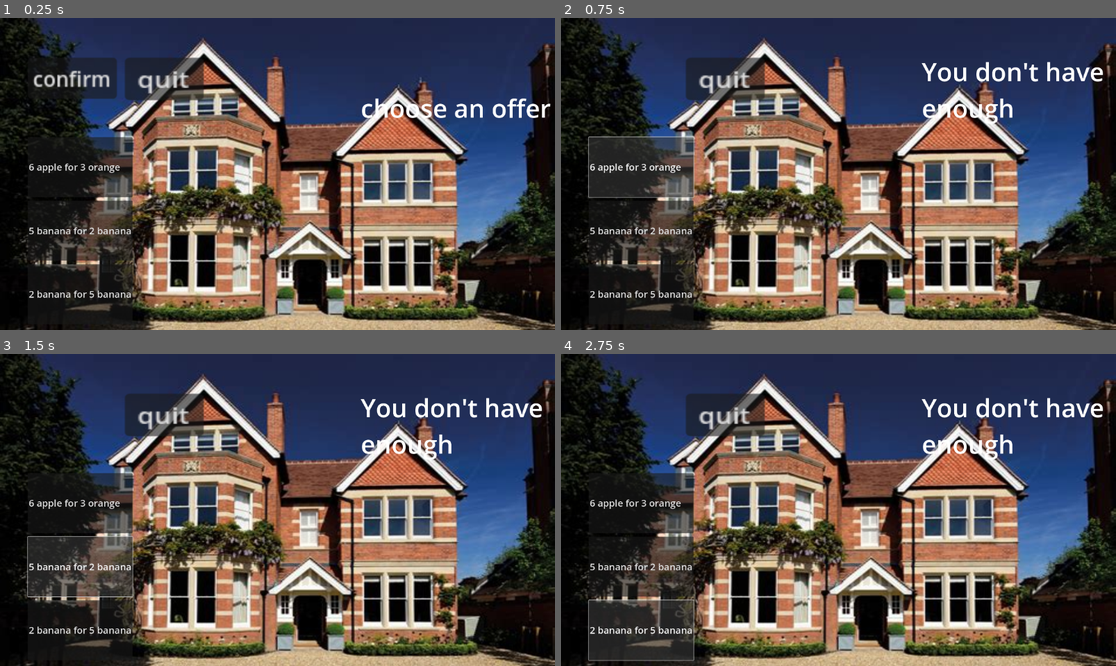
Above: before the commit, frames 1-4 (two rows, left to right).
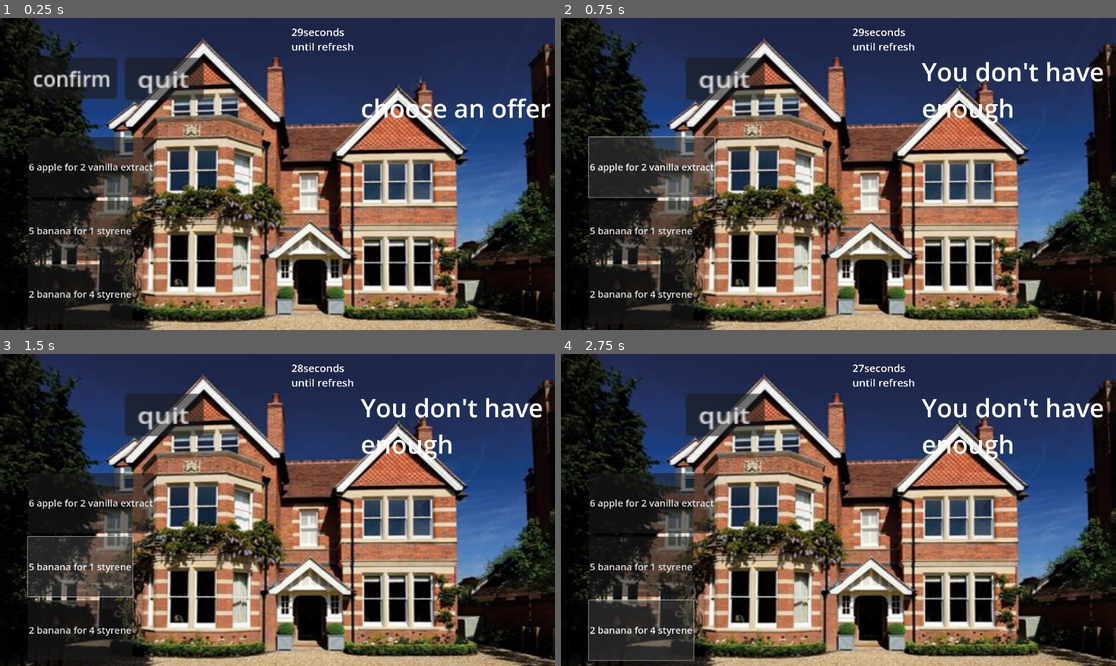
Above: after the commit, the same moments.

Repository: SakthivelanPandy/CamJam2025
Game: Godot game, scene res://scenes/MarketScene.tscn
The game is run twice, just before and just after one commit, with the same random seed, the same clock (stepped at 60 frames per second) and the same inputs. This scene is started directly instead of the project's main scene.
Inputs:
- Up to frame 1 (0.25 s): no input
- Up to frame 2 (0.75 s): click "6 apple for 3 orange" (after the commit: "6 apple for 2 vanilla extract") at 0.5 s
- Up to frame 3 (1.5 s): click "5 banana for 2 banana" (after the commit: "5 banana for 1 styrene") at 1.25 s
- Up to frame 4 (2.75 s): click "2 banana for 5 banana" (after the commit: "2 banana for 4 styrene") at 2 s

The runs differ from the first frame. In frame 1, 1.2% of the frame differs, in the area x 14-64%, y 3-91%; in frame 2, 1.2%; in frame 3, 1.2%; in frame 4, 1.2%.

Commit message:
fixed merchant: now merchant as a global timer for refreshing goods. Merchant now takes basic ingredients (e.g. apples and oranges) and offers composites (e.g. vanilla extract)

Diff:
--- a/scenes/MarketScene.tscn
+++ b/scenes/MarketScene.tscn
@@ -1,8 +1,9 @@
-[gd_scene load_steps=6 format=3 uid="uid://dghw0f330lu83"]
+[gd_scene load_steps=7 format=3 uid="uid://dghw0f330lu83"]
 
 [ext_resource type="Script" path="res://scripts/market_scene.gd" id="1_rht5p"]
 [ext_resource type="Texture2D" uid="uid://2g8wvio46xvc" path="res://assets/house.jpg" id="2_hlfy7"]
 [ext_resource type="Script" path="res://scripts/instructions_label.gd" id="3_qm0g0"]
+[ext_resource type="Script" path="res://scripts/time_label.gd" id="4_8prck"]
 
 [sub_resource type="StyleBoxTexture" id="StyleBoxTexture_akiql"]
 texture = ExtResource("2_hlfy7")
@@ -106,6 +107,27 @@
 scale = Vector2(0.120869, 0.172418)
 text = "quit"
 
+[node name="time_label" type="Label" parent="Panel"]
+z_index = 5
+layout_direction = 1
+layout_mode = 1
+anchors_preset = 15
+anchor_right = 1.0
+anchor_bottom = 1.0
+offset_left = 20.5556
+offset_top = 0.121221
+offset_right = 729.556
+offset_bottom = 387.121
+grow_horizontal = 2
+grow_vertical = 2
+scale = Vector2(0.00755045, 0.0126236)
+label_settings = SubResource("LabelSettings_72pko")
+vertical_alignment = 1
+autowrap_mode = 2
+clip_text = true
+text_direction = 1
+script = ExtResource("4_8prck")
+
 [connection signal="offerAccept" from="." to="Panel/InstructionsLabel" method="_on_offer_accept"]
 [connection signal="pressed" from="Panel/Button1" to="." method="_on_button_1_pressed"]
 [connection signal="pressed" from="Panel/Button2" to="." method="_on_button_2_pressed"]
--- a/scenes/dialogue.tscn
+++ b/scenes/dialogue.tscn
@@ -1,7 +1,7 @@
 [gd_scene load_steps=4 format=3 uid="uid://cvdeve0ovjmxo"]
 
-[ext_resource type="Script" path="res://scenes/dialogue.gd" id="1_fb1oy"]
-[ext_resource type="Texture2D" uid="uid://5gkui5v5eeqb" path="res://assets/table.jpg" id="2_a0fpi"]
+[ext_resource type="Script" path="res://scripts/dialogue.gd" id="1_fb1oy"]
+[ext_resource type="Texture2D" uid="uid://bwwrgh4vbelmw" path="res://assets/table.jpeg" id="2_a0fpi"]
 
 [sub_resource type="StyleBoxTexture" id="StyleBoxTexture_s0snt"]
 texture = ExtResource("2_a0fpi")
--- a/scenes/merchant.tscn
+++ b/scenes/merchant.tscn
@@ -36,7 +36,6 @@
 
 [node name="CollisionShape2D" type="CollisionShape2D" parent="Area2D"]
 position = Vector2(-0.139389, -0.639013)
-scale = Vector2(1, 1)
 shape = SubResource("RectangleShape2D_2kw36")
 
 [node name="Control" type="Control" parent="."]
--- a/scripts/global.gd
+++ b/scripts/global.gd
@@ -6,6 +6,9 @@
 var to_collect = {}
 var current_task = 1
 var collected_ingredients = []
+const MARKET_TIME = 30
+var deals = []
+var rest_market_time = MARKET_TIME
 
 func check_ingredients_ready():
 	var ready = true
@@ -57,20 +60,24 @@
 
 func _ready() -> void:
 	assign_task()
+	deals = generate_deals()
 
 
-var all_ingredient = ["apple", "banana", "orange"]
+var all_ingredient = ["apple", "banana", "orange","styrene","methyl pyruvate","vanilla extract","tobacco essence"]
+var basic_ingredient = ["apple", "banana", "orange"]
+var composit_ingredient = ["styrene","methyl pyruvate","vanilla extract","tobacco essence"]
 
-var l = all_ingredient.size()
+var l1 = basic_ingredient.size()
+var l2 = composit_ingredient.size()
 const NUM_DEALS = 3
 
 func pop_deal():
 	var num_pay = int(randfn(6, 2))
-	var num_get = int(randfn(4, 1))
-	var index_1 = randi() % l
-	var index_2 = randi() % l
-	var pay_good = all_ingredient[index_1]
-	var get_good = all_ingredient[index_2]
+	var num_get = int(randfn(3, 1))
+	var index_1 = randi() % l1
+	var index_2 = randi() % l2
+	var pay_good = basic_ingredient[index_1]
+	var get_good = composit_ingredient[index_2]
 	var deal = {
 		"offer_text": str(num_pay)+" "+pay_good+" for "+str(num_get)+" "+get_good,
 		"cost": {pay_good : num_pay},
@@ -78,6 +85,14 @@
 	}
 	return deal
 
+func _process(delta):
+	if rest_market_time > 0:
+		rest_market_time -= delta
+	else:
+		print("refresh market")
+		deals = generate_deals()
+		rest_market_time = MARKET_TIME
+
 func generate_deals():
 	var deals = []
 	for i in range(NUM_DEALS):
--- a/scripts/market_scene.gd
+++ b/scripts/market_scene.gd
@@ -15,12 +15,13 @@
 var offer1 = {}
 var offer2 = {}
 var offer3 = {}
+var current_button = null
 
 func _ready():
-	generate_random_offers()
+	get_offers()
 
-func generate_random_offers():
-	offers = Global.generate_deals()
+func get_offers():
+	offers = Global.deals
 	offer1 = offers[0]
 	offer2 = offers[1]
 	offer3 = offers[2]
@@ -46,6 +47,8 @@
 		process_trade(selected_offer)
 		instructions_label.text = "Trade completed!"
 		trade_button.visible = false
+		current_button.visible = false
+		current_button = null
 
 
 
@@ -64,12 +67,15 @@
 		print(ingredient,offer["reward"][ingredient])
 
 func _on_button_1_pressed() -> void:
+	current_button = Button1
 	selected_offer = offer1
 	_on_offer_accepted(offer1)
 func _on_button_2_pressed() -> void:
+	current_button = Button2
 	selected_offer = offer2
 	_on_offer_accepted(offer2)
 func _on_button_3_pressed() -> void:
+	current_button = Button3
 	selected_offer = offer3
 	_on_offer_accepted(offer3)
 
--- a/scripts/merchant.gd
+++ b/scripts/merchant.gd
@@ -7,22 +7,25 @@
 
 signal start_dialogue()
 
-func _on_area_2d_body_entered(body: Node2D) -> void:
+func _on_body_entered(body: Node2D) -> void:
 	print("hit the merchant")
 	if not is_resting:
-		dialogue_ui.show_dialogue("Young man! Wanna trade for something?", yes, no)
+		dialogue_ui.show_dialogue("Trade basic stuff for composit ingredients", yes, no)
+	else:
+		dialogue_ui.show_dialogue("I'm tired...I really need a sleep...come later")
 
 func _ready():
-	print("merchant ready")
-	rest_time = 5 * 60
+	print("merchant ready!")
+	rest_time = 60
 	set_process(true)
 
 func _process(delta):
 	if not is_resting:
 		rest_time -= delta
 		if rest_time <= 0:
+			print("start resting")
 			start_resting()
-			rest_time = 60
+			rest_time = 120
 
 func start_resting():
 	is_resting = true
@@ -33,13 +36,3 @@
 
 func no():
 	dialogue_ui.visible = false
-
-
-
-
-
-
-func _on_body_entered(body: Node2D) -> void:
-	print("hit the merchant")
-	if not is_resting:
-		dialogue_ui.show_dialogue("Young man! Wanna trade for something?", yes, no)
--- a/scripts/panel.gd
+++ b/scripts/panel.gd
@@ -10,5 +10,6 @@
 func show_dialogue(text: String, yes_callback: Callable, no_callback: Callable):
 	self.visible = true  # Show the dialogue window
 	dialogue_label.text = text  # Set the text in the dialogue
-	yes_button.connect("pressed", yes_callback)  # Connect the yes button
-	no_button.connect("pressed", no_callback)    # Connect the no button
+	if yes_button != null and no_button != null:
+		yes_button.connect("pressed", yes_callback)  # Connect the yes button
+		no_button.connect("pressed", no_callback)    # Connect the no button
--- /dev/null
+++ b/scripts/time_label.gd
@@ -0,0 +1,5 @@
+extends Label
+
+
+func _process(delta: float) -> void:
+	text = str(int(Global.rest_market_time)) + "seconds until refresh"
--- /dev/null
+++ b/scripts/time_left.gd
@@ -0,0 +1,5 @@
+extends Label
+
+# Called every frame. 'delta' is the elapsed time since the previous frame.
+func _process(delta: float) -> void:
+	text = "1"
Not shown, added: .DS_Store
